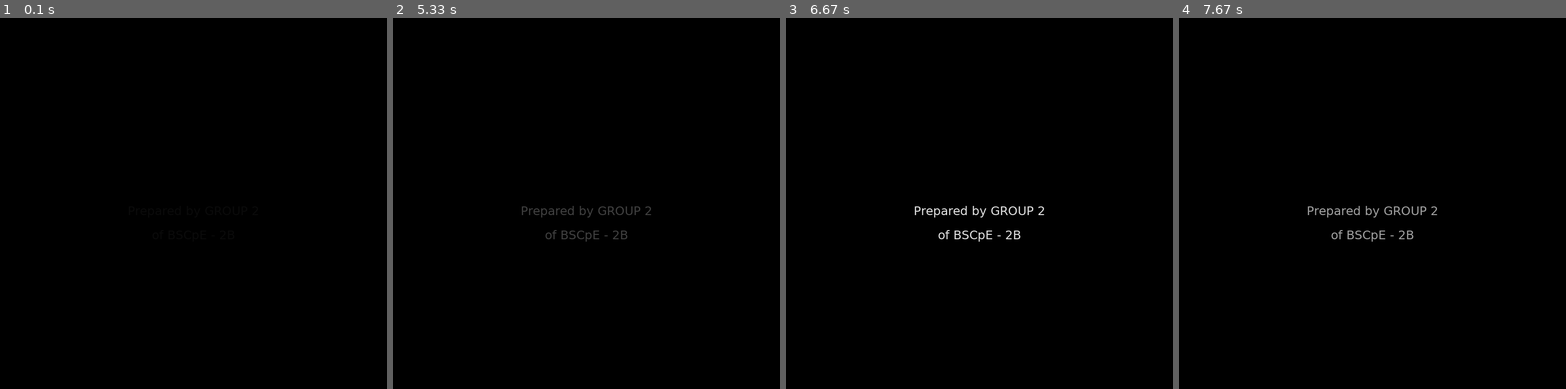
Above: before the commit, frames 1-4 (left to right).
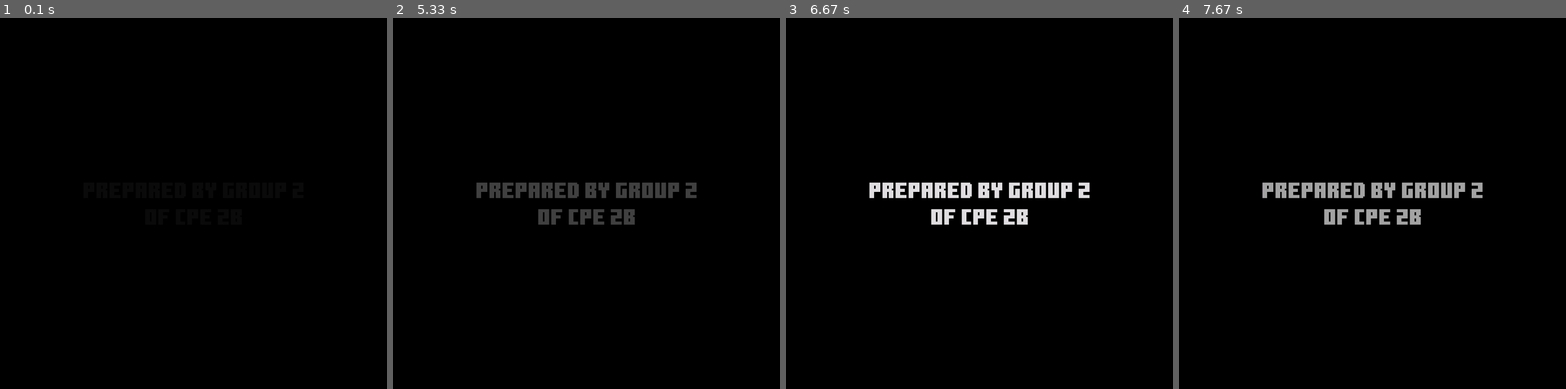
Above: after the commit, the same moments.

Repository: BulSU-BSCpE2B-Group2/DROP
Game: pygame game, started from main.py
Two runs of this game, one before a commit and one after it. Both use one fixed random seed, a clock stepped at 60 frames per second and the inputs below.
Inputs (mouse positions are in pixels of both pictures, inside the frame that each line leads up to):
- Up to frame 1 (0.1 s): no input
- Up to frame 2 (5.33 s): tap Esc at 0.33 s; click (493, 207) at 0.72 s; hold Right 1-1.47 s; move the mouse to (625, 285) at 1.03 s; hold Left 2-2.53 s; move the mouse to (729, 333) at 2.03 s; hold Left 3.73-4.2 s; move the mouse to (567, 299) at 3.77 s; click (687, 262) at 4.78 s
- Up to frame 3 (6.67 s): no input
- Up to frame 4 (7.67 s): no input

The runs differ from the first frame. In frame 2, 2.5% of the frame differs, in the area x 21-79%, y 44-61%; in frame 3, 2.7%; in frame 4, 2.6%.

Commit message:
Added credits.

Diff:
--- a/bin/credits.py
+++ b/bin/credits.py
@@ -4,13 +4,23 @@
 class Credits:
     def __init__(self):
         self.black_cover = pg.Surface((WIDTH, height), pg.SRCALPHA)
+        self.imgs = [pg.image.load('bin/assets/credits/prepared.png').convert_alpha(),
+                     pg.image.load('bin/assets/credits/GRAPHICS-TEAM.png').convert_alpha(),
+                     pg.image.load('bin/assets/credits/LOGIC-TEAM.png').convert_alpha()]
+        self.img1 = pg.transform.smoothscale(self.imgs[0], (WIDTH, height))
+        self.img1_rect = self.imgs[0].get_rect()
+        self.img1_rect.topleft = (0, 0)
+        self.img2 = pg.transform.smoothscale(self.imgs[1], (WIDTH, height))
+        self.img2_rect = self.imgs[1].get_rect()
+        self.img2_rect.topleft = (0, 0)
+        self.img3 = pg.transform.smoothscale(self.imgs[2], (WIDTH, height))
+        self.img3_rect = self.imgs[2].get_rect()
+        self.img3_rect.topleft = (0, 0)
 
     def new(self):
         self.running = True
-        self.firstmessage = True
-        self.secondmessage = False
-        self.thirdmessage = False
-        self.multiplier = 1
+        self.message = 1
+        self.iterator = 0
         self.timer = 0
         self.alpha = 255
         self.run()
@@ -32,50 +42,30 @@
                     self.running = False
 
     def update(self):
-        self.timer += 2
-        if 0 < self.timer < 254:
-            self.alpha -= 2
-            self.firstmessage = True
-            self.secondmessage = False
-        elif 253 < self.timer < 506:
-            self.alpha += 2
-        elif 506 <= self.timer < 759:
-            self.alpha -= 2
-            self.secondmessage = True
-            self.firstmessage = False
-        elif 759 <= self.timer < 1011:
-            self.alpha += 2
-        elif 1011 < self.timer < 1263:
-            self.alpha -= 2
-            self.thirdmessage = True
-            self.secondmessage = False
-        elif 1263 < self.timer < 1515:
-            self.alpha += 2
-        elif 1515 < self.timer < 1600:
-            self.alpha = 255
+        if self.message < 4:
+            if self.iterator %2 == 0:
+                self.alpha -= 2
+                if self.alpha == 1:
+                    self.iterator += 1
+            elif self.iterator %2 >= 1:
+                self.alpha += 2
+                if self.alpha == 255:
+                    self.iterator += 1
+                    self.message += 1
         else:
-            self.running = 0
+            self.running = False
+        print("ALPHA IS: {}".format(self.alpha))
 
-        print("Timer is: {}".format(self.timer))
-        print("ALPHA IS: {}".format(self.alpha))
 
     def draw(self):
         screen.fill(black)
 
-        if self.firstmessage:
-            draw_text('Prepared by GROUP 2', 25, white, WIDTH / 2, height / 2)
-            draw_text('of BSCpE - 2B', 25, white, WIDTH / 2, height / 2 + 50)
-        if self.secondmessage:
-            draw_text('Credits to:', 25, white, WIDTH / 2, height / 2 - 100)
-            draw_text('John Paul Cervantes - Graphics Design', 20, white, WIDTH / 2, height / 2 - 60)
-            draw_text('Joshua Mark Esguerra - Graphics Design and Sounds', 20, white, WIDTH / 2, height / 2 - 30)
-            draw_text('Melissa Mendoza - Graphics Design and Layout', 20, white, WIDTH / 2, height / 2)
-            draw_text('Ramon Soledad - Graphics Design', 20, white, WIDTH / 2, height / 2 + 30)
-        if self.thirdmessage:
-            draw_text('Kristian Santos - Game Logistics and Power-up Implementation', 20, white, WIDTH / 2, height / 2 - 60)
-            draw_text('Jonas Pagtalunan - Game Logistics', 20, white, WIDTH /2 , height / 2 - 30)
-            draw_text('Paul Christian Aguilar - Game Logistics and Quality Control', 20, white, WIDTH / 2, height / 2)
-            draw_text('Ronie de Jesus - Game Logistics', 20, white, WIDTH / 2, height / 2 + 30)
+        if self.message == 1:
+            screen.blit(self.img1, self.img1_rect)
+        if self.message == 2:
+            screen.blit(self.img2, self.img2_rect)
+        if self.message == 3:
+            screen.blit(self.img3, self.img3_rect)
 
         self.black_cover.fill((0, 0, 0, self.alpha))
         screen.blit(self.black_cover, (0, 0))
--- a/bin/main_menu.py
+++ b/bin/main_menu.py
@@ -41,6 +41,7 @@
         self.timer = 0
         self.alpha = 0
         self.alpha_settings = 0
+        self.how_to_alpha = 0
         self.show_settings = False
         self.show_howto = False
 
@@ -241,7 +242,7 @@
                                         self.item_select.play()
                                         pg.mixer.music.play(loops=-1)
 
-            if self.show_howto:
+            elif self.show_howto:
                 if event.type == pg.KEYDOWN:
                     if event.key == pg.K_ESCAPE:
                         self.show_howto = False
